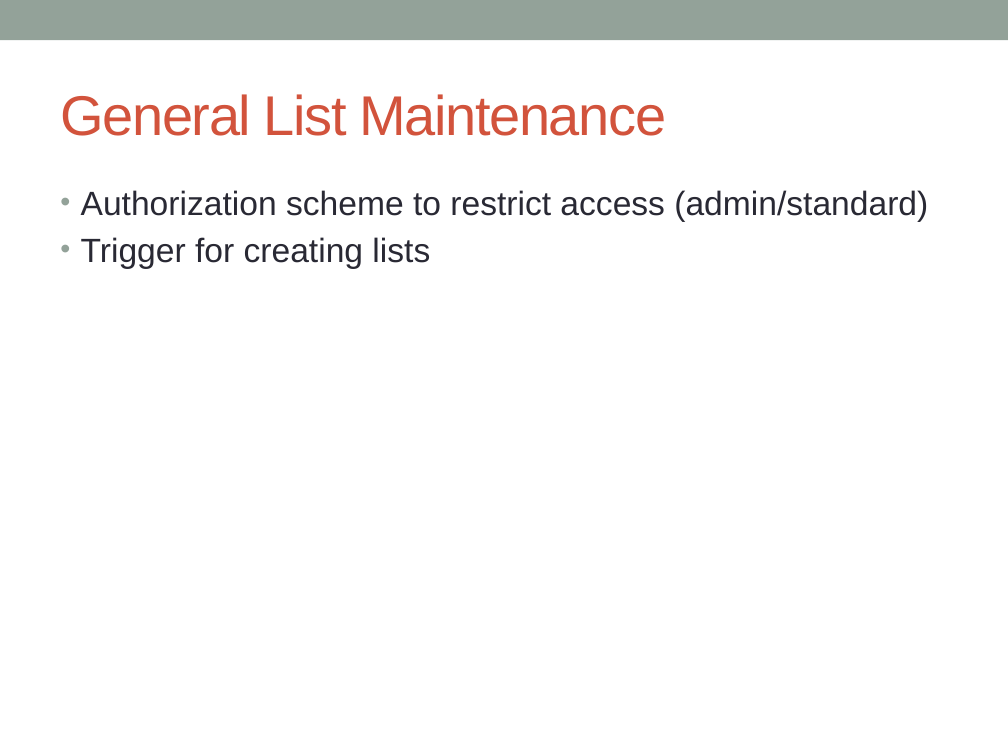
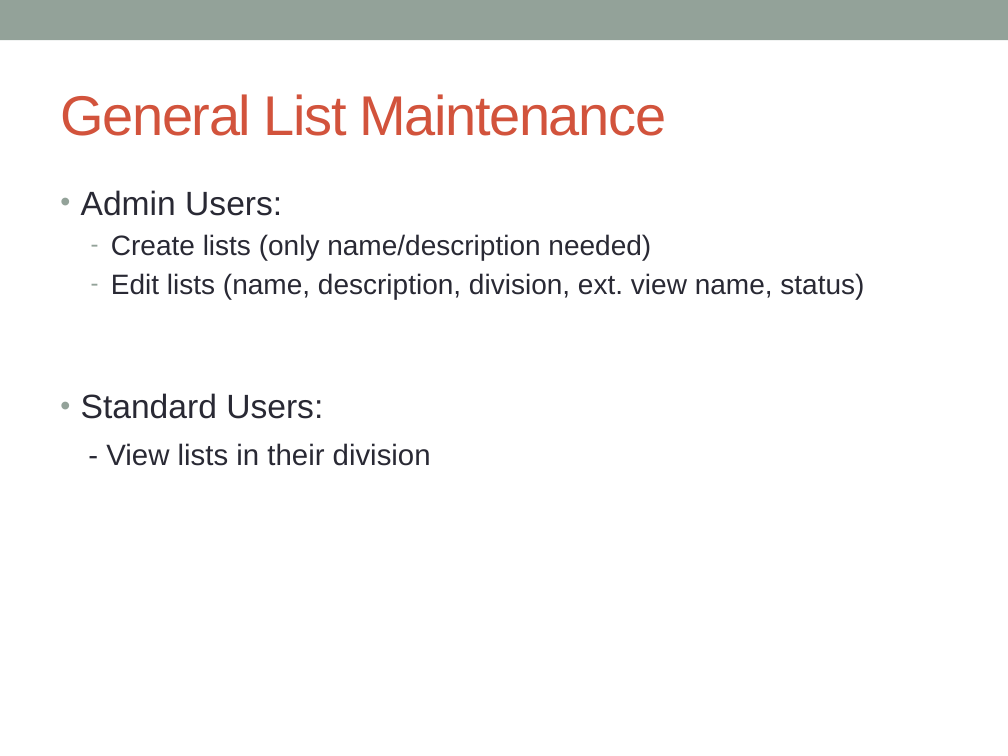
Before and after one commit to cschwendiman/cs347project, a slide deck: slide 4 of project_presentation.pptx. Drawn at 1008x756 pixels with LibreOffice and Linux fonts; fonts in the diff are those of the drawing. Boxes give left, top, right and bottom in pixels: in the first picture for what was removed or moved away, otherwise in the second. Text is boxed around its words. In the diff, an @@ line names an element or a change of style, - is before the commit and + after.

Commit message:
Powerpoint had core functionality bits

```diff
--- a/project_presentation.pptx
+++ b/project_presentation.pptx
@@ text at bbox=[81, 190, 864, 466]: text changed; size 24 to 20 pt @@
-• Authorization scheme to restrict access (admin/standard)
-• Trigger for creating lists
+• Admin Users:
+  – Create lists (only name/description needed)
+  – Edit lists (name, description, division, ext. view name, status)
+• Standard Users:
+- View lists in their division
```
